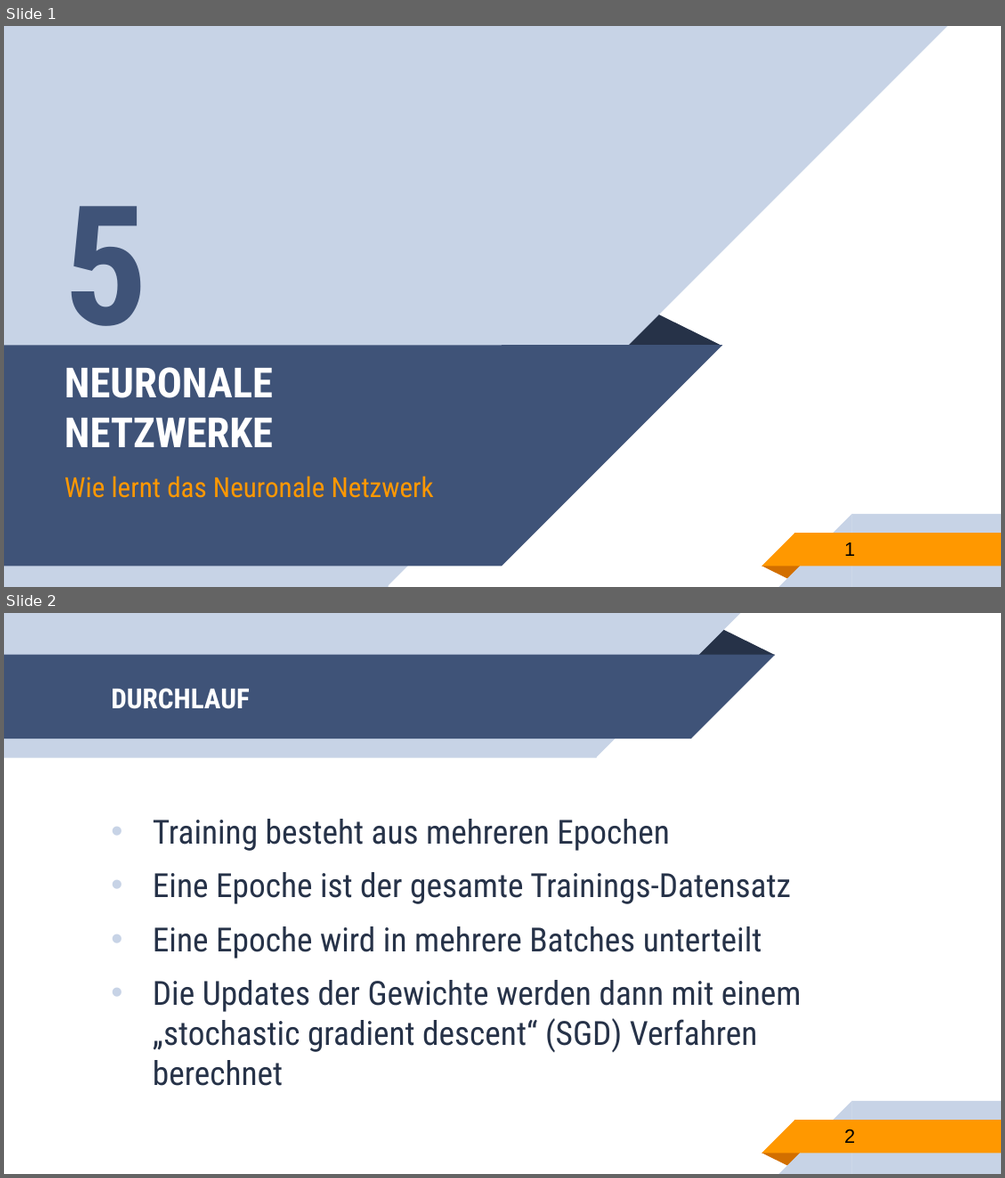
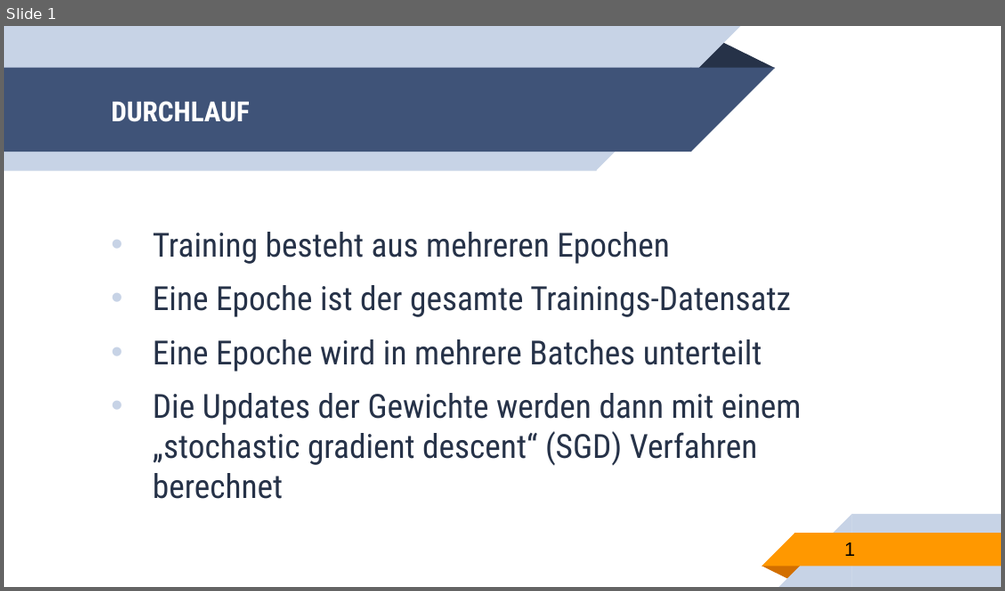
Before and after one commit to franneck94/UdemyTF, a slide deck: lectures/Chapter4/neuralNetworkLearning2.pptx. Shown one above the other, each under a label of ours: slides 1 and 2 before the commit, slide 1 after it. The pictures are 1005x1178 and 1005x591 pixels, drawn with LibreOffice and Linux fonts; fonts in the diff are those of the drawing. Boxes give left, top, right and bottom in pixels: in the first picture for what was removed or moved away, otherwise in the second. Text is boxed around its words. In the diff, an @@ line names an element or a change of style, - is before the commit and + after.

```diff
--- a/lectures/Chapter4/neuralNetworkLearning2.pptx
+++ b/lectures/Chapter4/neuralNetworkLearning2.pptx
@@ slide 1 removed at (4,26,1001,587), background #FFFFFF; not listed: 5 template elements that a slide beside it also shows @@
@@ rectangle removed at (4,26,388,586) @@
@@ right triangle removed at (388,26,948,585) @@
@@ text removed at (65,206,148,362) @@
-5
@@ triangle removed at (625,313,721,345) @@
@@ rectangle removed at (4,345,502,566) @@
@@ right triangle removed at (502,345,723,566) @@
@@ title removed at (65,367,273,447) @@
-NEURONALE NETZWERKE
@@ subtitle removed at (65,475,434,498) @@
-Wie lernt das Neuronale Netzwerk
@@ page number removed at (844,542,855,556) @@
-1
@@ what was slide 2 is now slide 1 @@
@@ page number at (844,542,855,556): text changed @@
-2
+1
```
Also in this commit, not shown: 1 other slide removed, 4 other files.
